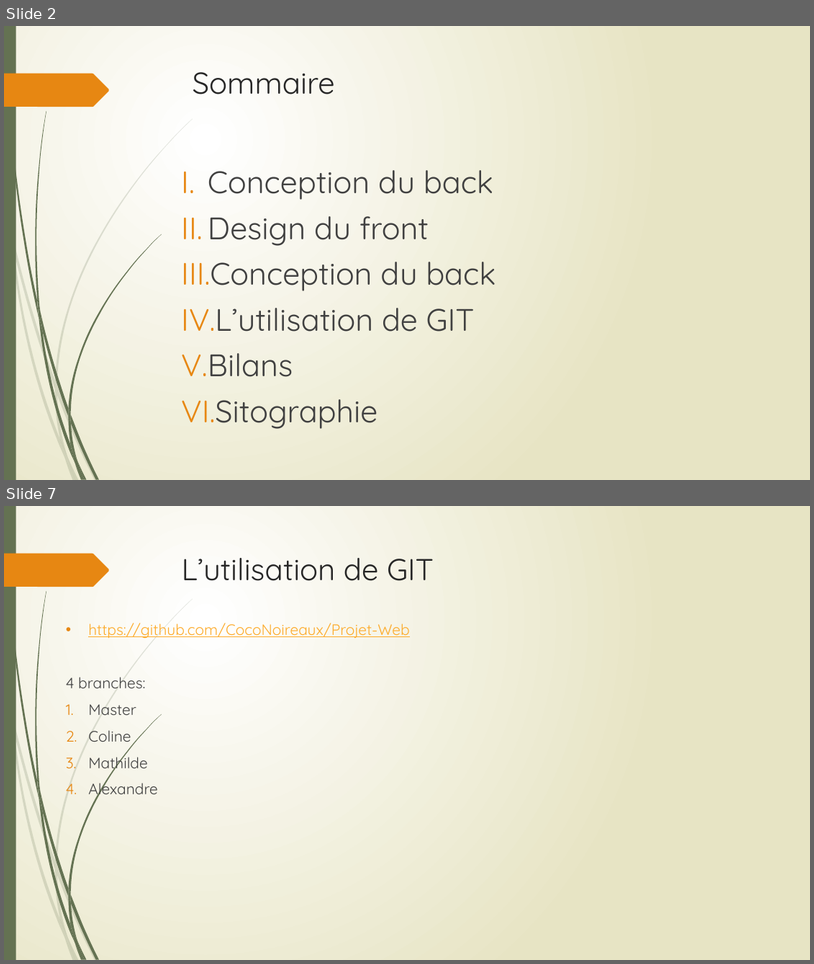
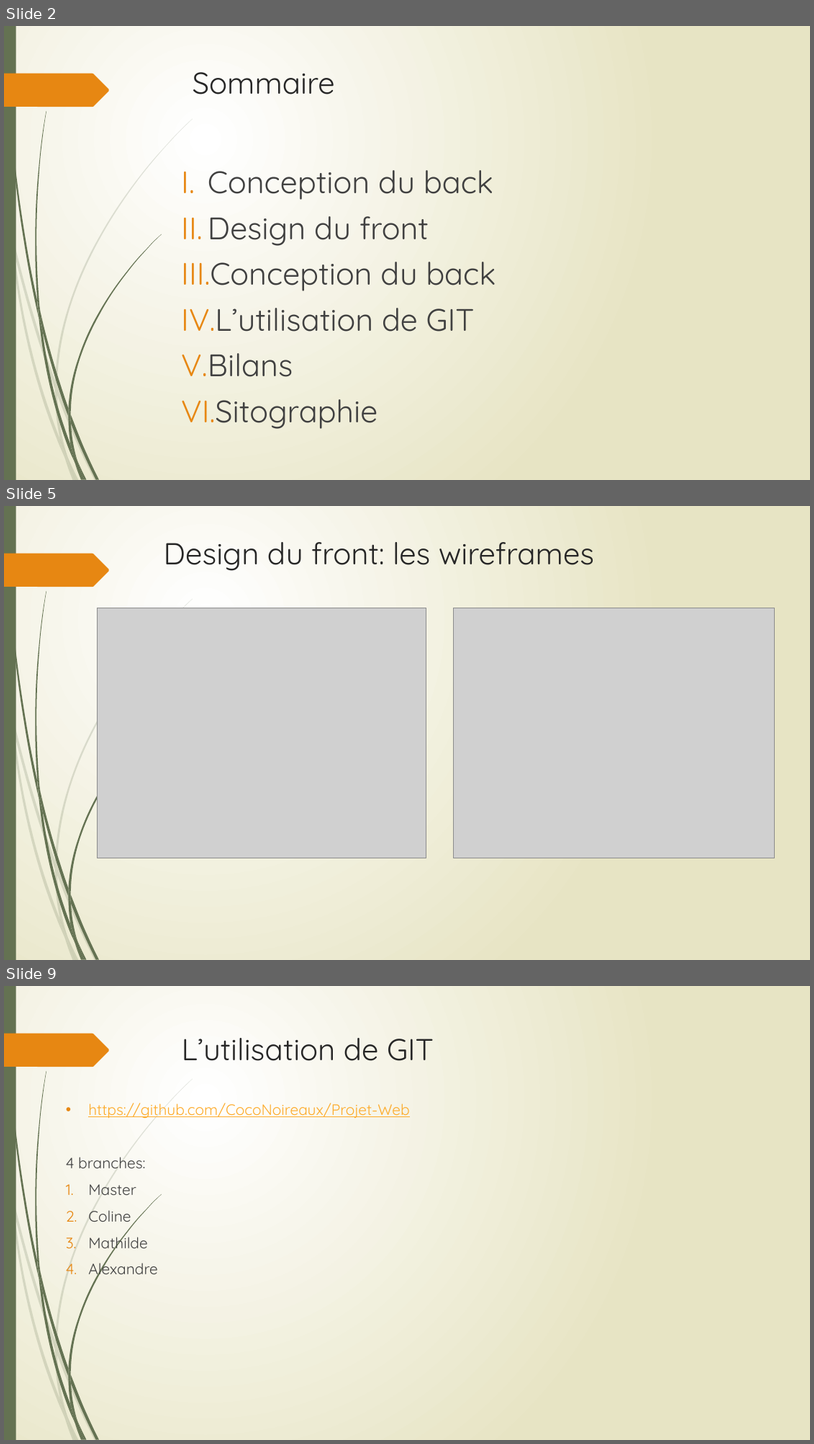
Before and after one commit to CocoNoireaux/Projet-Web, a slide deck: WebDynamique.pptx. Shown one above the other, each under a label of ours: slides 2 and 7 before the commit, slides 2, 5 and 9 after it; the slides between them are not shown. The pictures are 814x964 and 814x1444 pixels, drawn with LibreOffice and Linux fonts; fonts in the diff are those of the drawing; grey boxes stand for pictures. Boxes give left, top, right and bottom in pixels: in the first picture for what was removed or moved away, otherwise in the second. Text is boxed around its words. In the diff, an @@ line names an element or a change of style, - is before the commit and + after.

```diff
--- a/WebDynamique.pptx
+++ b/WebDynamique.pptx
@@ slide 5 added at box(4, 506, 810, 960), background gradient #FFFFFF to #E8E6C4; not listed: 24 template elements that a slide beside it also shows @@
@@ title added at box(164, 542, 594, 571), 36 pt, text #262626 @@
+Design du front: les wireframes
@@ picture added at box(97, 608, 426, 857) @@
@@ picture added at box(454, 608, 774, 857) @@
@@ what was slide 7 is now slide 9 @@
```
Also in this commit, not shown: 4 slides changed, 2 other slides added, 1 slide removed.
